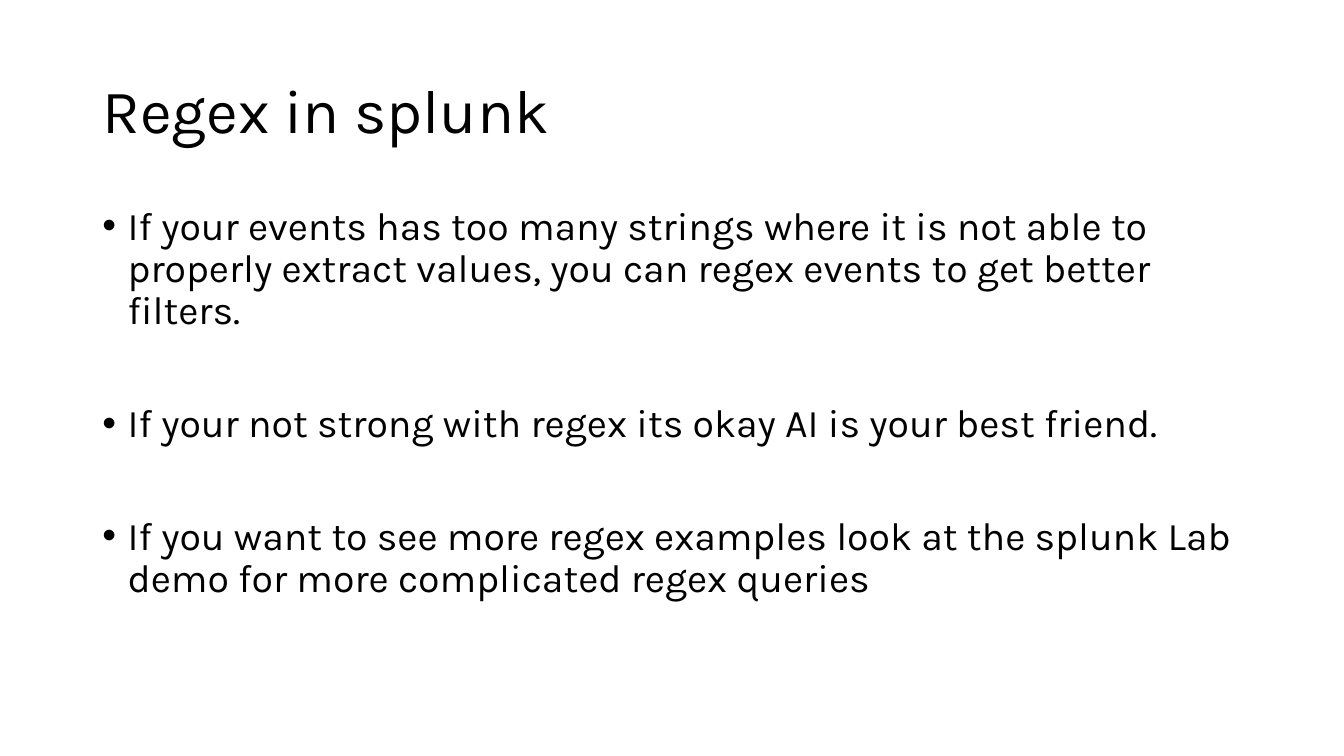
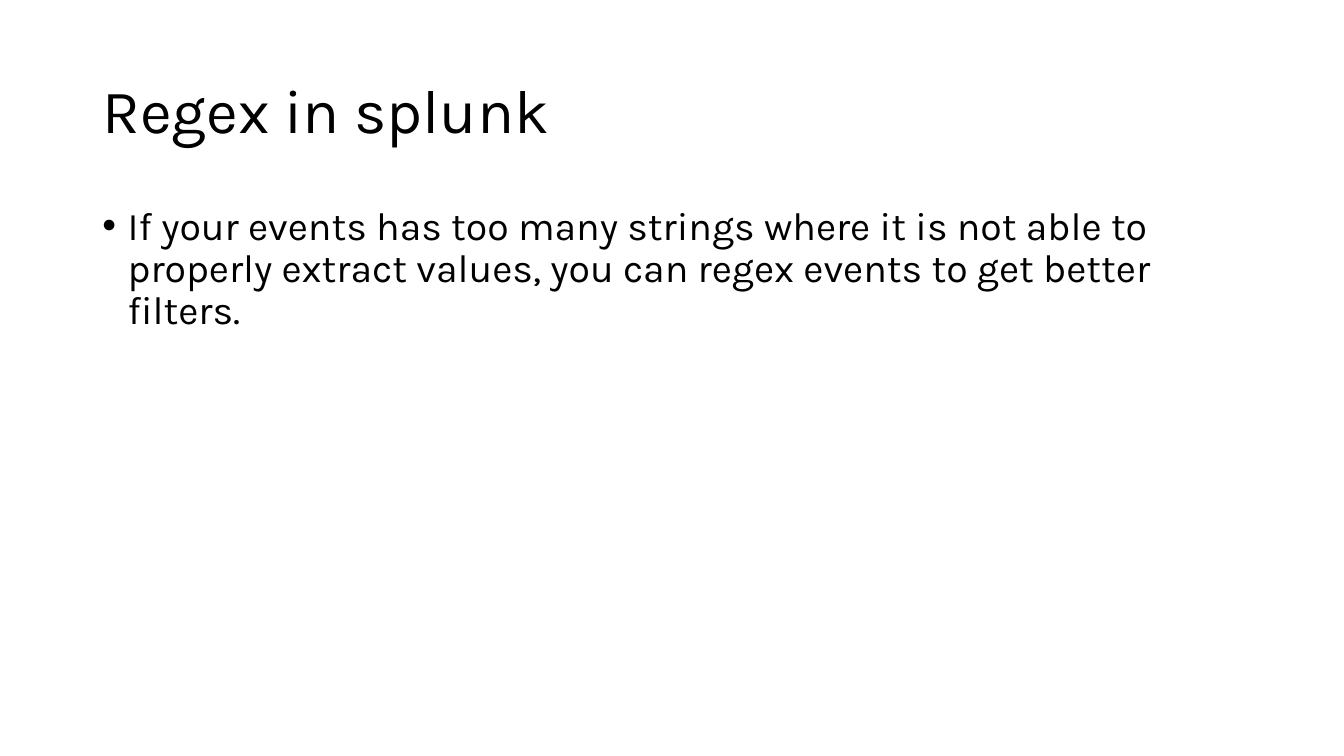
Before and after one commit to G1useppe/65sch00l, a slide deck: slide 10 of host/Splunk/Training Cell - Conversion course - Splunk.pptx (slide 14 before the commit). Drawn at 1344x756 pixels with LibreOffice and Linux fonts; fonts in the diff are those of the drawing. Boxes give left, top, right and bottom in pixels: in the first picture for what was removed or moved away, otherwise in the second. Text is boxed around its words. In the diff, an @@ line names an element or a change of style, - is before the commit and + after.

```diff
--- a/host/Splunk/Training Cell - Conversion course - Splunk.pptx
+++ b/host/Splunk/Training Cell - Conversion course - Splunk.pptx
@@ text at (128,410,1231,602): paragraphs removed @@
-• If your not strong with regex its okay AI is your best friend.
-• If you want to see more regex examples look at the splunk Lab demo for more complicated regex queries
```
Also in this commit, not shown: 8 other slides changed, 9 slides removed, 2 other files.
